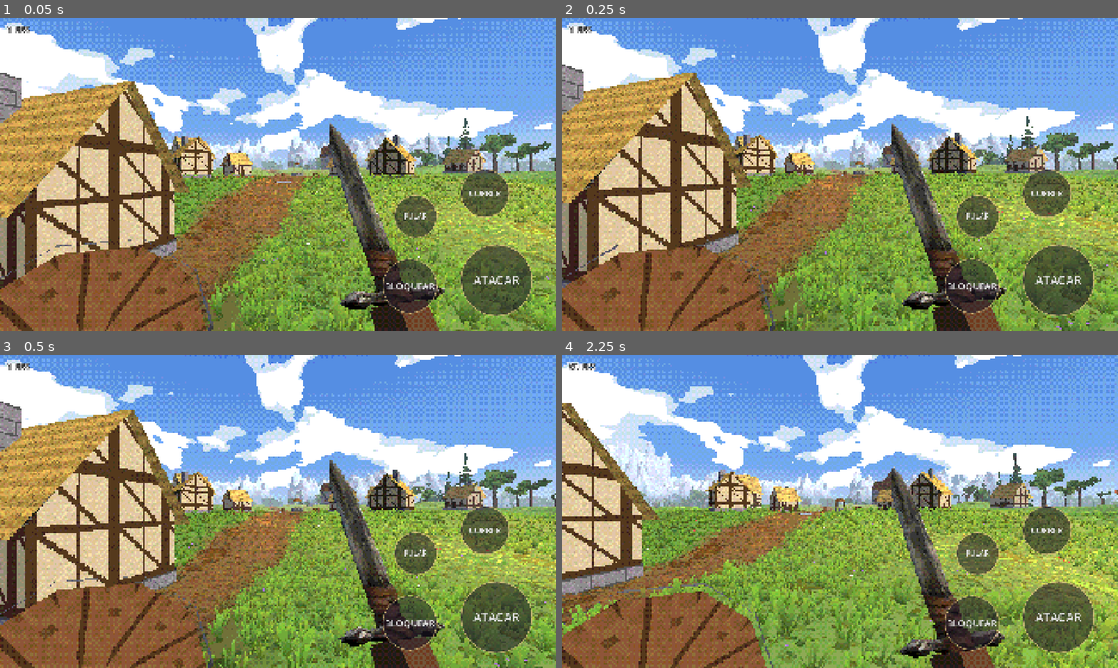
Above: before the commit, frames 1-4 (two rows, left to right).
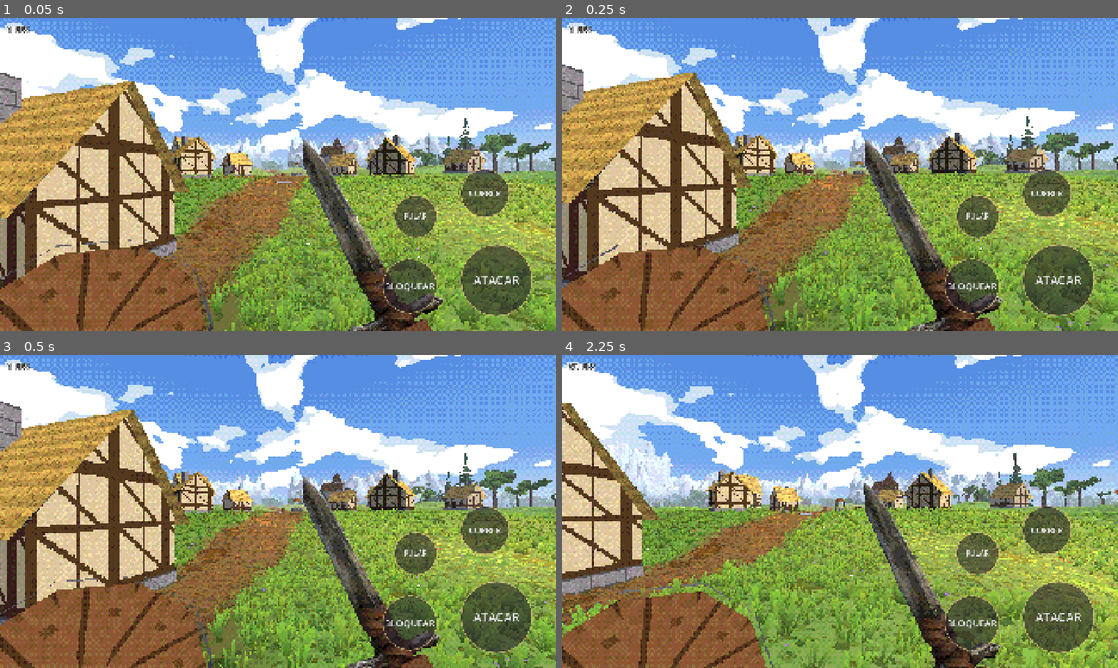
Above: after the commit, the same moments.

Repository: rhfazeredo-ops/Dallarian
Game: Godot game, scene res://cenas/mundo.tscn
Two runs of this game, one before a commit and one after it. Both use one fixed random seed, a clock stepped at 60 frames per second and the inputs below.
Inputs (mouse positions are in pixels of both pictures, inside the frame that each line leads up to):
- Up to frame 1 (0.05 s): no input
- Up to frame 2 (0.25 s): no input
- Up to frame 3 (0.5 s): no input
- Up to frame 4 (2.25 s): tap Enter at 0.5 s; move the mouse to (962, 495) at 0.52 s; hold Right (ui_right) 0.53-1.25 s; hold Shift 0.53-1.25 s; click (962, 495) at 0.67 s; tap Space at 0.77 s; drag from (728, 527) to (812, 574) at 1.27 s; move the mouse to (895, 442) at 2.02 s; hold Right (ui_right) from 2.03 s (still down); hold Shift from 2.03 s (still down)

The runs differ from the first frame. In frame 1, 5.6% of the frame differs, in the area x 54-80%, y 33-100%; in frame 2, 5.5%; in frame 3, 5.5%; in frame 4, 5.5%.

Commit message:
Ataque mais parecido com RPG de ação em primeira pessoa
- Guarda com a mão baixa à direita e a lâmina inclinada para cima/esquerda.
- Combo: corte quase horizontal da direita para a esquerda no peito, corte de volta da esquerda para a direita
  subindo, diagonal de cima fechando; preparação curta com a espada sempre visível; volta mais rápida.
- Rastro claro na ponta da lâmina durante o corte; a câmera vira um pouco junto com o golpe.
- Escudo continua visível embaixo à esquerda durante o ataque.
- Teste --golpe=leve1|combo filma o golpe quadro a quadro.

Co-Authored-By: Claude Opus 5.5 <noreply@anthropic.com>
Claude-Session: https://claude.ai/code/session_01WFSuYSG1mTsBiEAWeNGYj8

Diff:
--- a/godot/scripts/jogador.gd
+++ b/godot/scripts/jogador.gd
@@ -26,7 +26,7 @@
 # MÃO DIREITA = [posição do cabo, direção da lâmina, normal da face da lâmina], no espaço da câmera
 # (x direita, y cima, -z frente). A espada é montada a partir disso: lâmina = direção, guarda = perpendicular.
 const MAO := {
-	"repouso": [Vector3(0.3, -0.36, -0.52), Vector3(-0.12, 0.8, -0.55), Vector3(0.35, 0.0, 1.0)],
+	"repouso": [Vector3(0.3, -0.4, -0.5), Vector3(-0.3, 0.78, -0.55), Vector3(0.45, 0.1, 1.0)],
 	"correr": [Vector3(0.34, -0.52, -0.42), Vector3(0.1, 0.3, -0.95), Vector3(0.9, 0.0, 0.3)],
 	"bloq": [Vector3(0.38, -0.52, -0.5), Vector3(0.2, 0.5, -0.85), Vector3(0.6, 0.0, 0.8)],
 }
@@ -35,23 +35,27 @@
 # Durante o corte a face da lâmina fica perpendicular ao arco (o fio vai na frente): nada de espada torta.
 # tempos: preparação, corte, seguir (a lâmina continua um pouco), volta. tranco = câmera [pitch, roll, avanço].
 const GOLPES := {
-	"leve1": { "a": Vector3(0.38, 0.0, -0.5), "da": Vector3(0.35, 0.9, 0.15), "dm": Vector3(-0.2, 0.45, -0.85),
-		"b": Vector3(-0.2, -0.28, -0.56), "db": Vector3(-0.9, -0.25, -0.3), "c": Vector3(0.12, -0.02, -0.72),
-		"t": [0.17, 0.15, 0.07, 0.3], "tranco": Vector3(-2.0, 3.5, 0.06) },
-	"leve2": { "a": Vector3(-0.14, 0.0, -0.5), "da": Vector3(-0.4, 0.85, 0.25), "dm": Vector3(0.25, 0.4, -0.88),
-		"b": Vector3(0.36, -0.28, -0.56), "db": Vector3(0.9, -0.22, -0.35), "c": Vector3(0.08, -0.04, -0.72),
-		"t": [0.16, 0.15, 0.07, 0.3], "tranco": Vector3(-2.0, -3.5, 0.06) },
-	"leve3": { "a": Vector3(0.22, 0.04, -0.54), "da": Vector3(0.25, 0.9, 0.35), "dm": Vector3(0.05, 0.62, -0.78),
-		"b": Vector3(-0.02, -0.26, -0.6), "db": Vector3(-0.25, -0.55, -0.8), "c": Vector3(0.12, 0.02, -0.74),
-		"t": [0.19, 0.14, 0.07, 0.32], "tranco": Vector3(-4.5, 0.0, 0.08) },
-	"forte": { "a": Vector3(0.36, 0.02, -0.55), "da": Vector3(0.45, 0.85, 0.25), "dm": Vector3(-0.15, 0.4, -0.9),
-		"b": Vector3(-0.24, -0.3, -0.56), "db": Vector3(-0.9, -0.3, -0.3), "c": Vector3(0.1, -0.04, -0.8),
-		"t": [0.32, 0.17, 0.1, 0.45], "tranco": Vector3(-5.0, 6.0, 0.3) },
+	# 1: corte quase horizontal da direita para a esquerda, na altura do peito (o ataque padrão)
+	"leve1": { "a": Vector3(0.38, -0.1, -0.52), "da": Vector3(0.62, 0.62, 0.45), "dm": Vector3(-0.55, 0.25, -0.8),
+		"b": Vector3(-0.12, -0.3, -0.56), "db": Vector3(-0.88, -0.02, -0.47), "c": Vector3(0.18, -0.1, -0.8),
+		"t": [0.14, 0.12, 0.05, 0.24], "tranco": Vector3(-1.5, 3.0, 0.05), "giro": -2.5 },
+	# 2: corte de volta, da esquerda para a direita, um pouco de baixo para cima
+	"leve2": { "a": Vector3(-0.14, -0.22, -0.52), "da": Vector3(-0.75, 0.4, 0.5), "dm": Vector3(0.5, 0.32, -0.8),
+		"b": Vector3(0.38, -0.22, -0.54), "db": Vector3(0.9, 0.12, -0.42), "c": Vector3(0.1, -0.14, -0.8),
+		"t": [0.12, 0.12, 0.05, 0.24], "tranco": Vector3(-1.0, -3.0, 0.05), "giro": 2.5 },
+	# 3: diagonal de cima, do ombro direito até embaixo à esquerda (fecha o combo)
+	"leve3": { "a": Vector3(0.32, 0.02, -0.52), "da": Vector3(0.35, 0.88, 0.3), "dm": Vector3(-0.3, 0.45, -0.84),
+		"b": Vector3(-0.16, -0.34, -0.55), "db": Vector3(-0.7, -0.55, -0.45), "c": Vector3(0.16, -0.02, -0.78),
+		"t": [0.16, 0.12, 0.06, 0.26], "tranco": Vector3(-4.0, 2.0, 0.08), "giro": -1.5 },
+	# forte: a espada vai bem para trás do ombro, segura, e desce em diagonal com o corpo indo junto
+	"forte": { "a": Vector3(0.38, 0.04, -0.5), "da": Vector3(0.55, 0.78, 0.3), "dm": Vector3(-0.35, 0.35, -0.87),
+		"b": Vector3(-0.26, -0.34, -0.55), "db": Vector3(-0.85, -0.42, -0.32), "c": Vector3(0.12, -0.04, -0.84),
+		"t": [0.3, 0.15, 0.1, 0.45], "tranco": Vector3(-5.0, 6.0, 0.32), "giro": -5.0 },
 }
 # poses da mão esquerda (escudo): [posição, rotação em graus]
 const PE := {
 	"e_repouso": [Vector3(-0.5, -0.5, -0.6), Vector3(80, 10, -25)],
-	"e_golpe": [Vector3(-0.6, -0.7, -0.55), Vector3(70, 15, -35)],
+	"e_golpe": [Vector3(-0.56, -0.6, -0.58), Vector3(74, 12, -30)],
 	"e_correr": [Vector3(-0.52, -0.64, -0.5), Vector3(70, 20, -40)],
 	"e_bloq": [Vector3(-0.12, -0.2, -0.46), Vector3(88, 0, -5)],
 	"bash_prep": [Vector3(-0.2, -0.24, -0.38), Vector3(88, 10, -10)],
@@ -61,7 +65,7 @@
 const BASH := [[0.08, "bash_prep", Vector3.ZERO], [0.1, "bash_fim", Vector3(-2, 0, 0.12)], [0.28, "", Vector3.ZERO]]
 
 # estado da mão direita (sempre: a espada é montada daqui)
-var _hp := Vector3(0.3, -0.36, -0.52); var _hd := Vector3(-0.12, 0.8, -0.55).normalized(); var _hn := Vector3(0.35, 0, 1).normalized()
+var _hp := Vector3(0.3, -0.4, -0.5); var _hd := Vector3(-0.3, 0.78, -0.55).normalized(); var _hn := Vector3(0.35, 0, 1).normalized()
 var _fase := 0; var _sp := Vector3.ZERO; var _sd := Vector3.UP; var _sn := Vector3.BACK
 var _acao := ""; var _passo_acao := 0; var _t_acao := 0.0
 var _ini_e: Transform3D
@@ -70,6 +74,7 @@
 var _passo := 0.0; var _tempo := 0.0
 var _balanco := Vector2.ZERO     # armas atrasam ao girar
 var _tranco := Vector3.ZERO      # câmera: pitch, roll, avanço
+var _giro := 0.0                 # câmera: vira um pouco junto com o golpe (graus)
 var _queda := 0.0; var _no_chao := true
 var congelar := -1.0             # teste: para a ação nesse ponto (0..1)
 var pose_fixa := false           # teste: mãos paradas numa pose (mostrar_pose)
@@ -178,6 +183,35 @@
 				iniciar(g[0]); _fase = int(g[1]); congelar = float(g[2]); _tocar_golpe(0.0); piv_d.transform = _mao_t(_hp, _hd, _hn)
 		else: piv_e.transform = _pose(kv[1])
 
+# rastro da lâmina no corte (faixa clara que some rápido): deixa o movimento legível mesmo em FPS baixo
+var _rastro: ImmediateMesh
+var _rastro_pts := []          # [base, ponta, idade] no espaço de "mao"
+func _rastro_criar() -> void:
+	_rastro = ImmediateMesh.new()
+	var mi := MeshInstance3D.new(); mi.mesh = _rastro
+	var mt := StandardMaterial3D.new(); mt.shading_mode = BaseMaterial3D.SHADING_MODE_UNSHADED
+	mt.transparency = BaseMaterial3D.TRANSPARENCY_ALPHA; mt.vertex_color_use_as_albedo = true
+	mt.cull_mode = BaseMaterial3D.CULL_DISABLED; mt.no_depth_test = false
+	mi.material_override = mt; mi.cast_shadow = GeometryInstance3D.SHADOW_CASTING_SETTING_OFF
+	mao.add_child(mi)
+
+func _rastro_atualizar(delta: float) -> void:
+	if _rastro == null: _rastro_criar()
+	for p in _rastro_pts: p[2] += delta
+	while not _rastro_pts.is_empty() and _rastro_pts[0][2] > 0.11: _rastro_pts.pop_front()
+	var cortando := GOLPES.has(_acao) and (_fase == 1 or (_fase == 2 and _t_acao < 0.03))
+	if cortando:
+		var t := piv_d.transform
+		_rastro_pts.append([t * Vector3(0, 0.55, 0), t * Vector3(0, 0.84, 0), 0.0])
+	_rastro.clear_surfaces()
+	if _rastro_pts.size() < 2: return
+	_rastro.surface_begin(Mesh.PRIMITIVE_TRIANGLE_STRIP)
+	for p in _rastro_pts:
+		var a := clampf(1.0 - p[2] / 0.11, 0.0, 1.0) * 0.6
+		_rastro.surface_set_color(Color(0.95, 0.97, 1.0, 0.0)); _rastro.surface_add_vertex(p[0])
+		_rastro.surface_set_color(Color(0.95, 0.97, 1.0, a)); _rastro.surface_add_vertex(p[1])
+	_rastro.surface_end()
+
 # ---------- entrada ----------
 func _unhandled_input(e: InputEvent) -> void:
 	if OS.has_feature("mobile") or DisplayServer.is_touchscreen_available(): return
@@ -241,6 +275,7 @@
 			_hp = a.lerp(c, e).lerp(c.lerp(b, e), e)
 			_hd = _arco(g.da, g.dm, g.db, e); _hn = ng
 			if u > 0.3: _tranco = _tranco.lerp(g.tranco, 0.45)
+			_giro = lerp(_giro, float(g.get("giro", 0.0)), 0.35)
 		2:   # seguir: a lâmina ainda anda um pouco depois do corte
 			var b: Vector3 = g.b; var c: Vector3 = g.c
 			_hp = b + (b - c).normalized() * 0.04 * u
@@ -314,8 +349,10 @@
 	# câmera: balanço da cabeça, queda, trancos dos golpes
 	_queda = lerp(_queda, 0.0, 1.0 - exp(-7.0 * delta))
 	_tranco = _tranco.lerp(Vector3.ZERO, 1.0 - exp(-10.0 * delta))
+	_giro = lerp(_giro, 0.0, 1.0 - exp(-6.0 * delta))
 	cam.position = Vector3(0, -abs(sin(_passo * 0.5)) * amp * 0.9 - _queda, -_tranco.z)
-	cam.rotation = Vector3(deg_to_rad(_tranco.x), 0, deg_to_rad(_tranco.y) + cos(_passo * 0.5) * amp * 0.25)
+	cam.rotation = Vector3(deg_to_rad(_tranco.x), deg_to_rad(_giro), deg_to_rad(_tranco.y) + cos(_passo * 0.5) * amp * 0.25)
+	_rastro_atualizar(delta)
 	# braços: da mão até o ombro, fora da tela
 	_ajustar_braco(braco_d, piv_d.position, Vector3(0.32, -0.62, 0.15))
 	_ajustar_braco(braco_e, piv_e.transform * Vector3(0, -0.07, 0), Vector3(-0.34, -0.66, 0.15))
--- a/godot/scripts/mundo.gd
+++ b/godot/scripts/mundo.gd
@@ -553,6 +553,17 @@
 	if args.has("olhar"): jogador.rotation.y = deg_to_rad(float(args.olhar))
 	if args.has("raio"): _prox_raio = 0.0
 	if args.has("pose"): jogador.mostrar_pose(args.pose)
+	if args.has("golpe"):        # filma um golpe: --golpe=leve1 (ou combo) → varios PNGs a cada 1/30 s
+		await get_tree().create_timer(float(args.get("espera", "2"))).timeout
+		Engine.time_scale = float(args.get("lento", "0.16"))     # o jogo anda devagar: cada quadro ≈ 1/30 s de jogo
+		var nomes := ["leve1", "leve2", "leve3"] if args.golpe == "combo" else [args.golpe]
+		var q := 0
+		for nm in nomes:
+			jogador.iniciar(nm)
+			for f in 20:
+				await RenderingServer.frame_post_draw
+				get_viewport().get_texture().get_image().save_png(String(args.shot).replace(".png", "-%02d.png" % q)); q += 1
+		get_tree().quit(); return
 	await get_tree().create_timer(float(args.get("espera", "2"))).timeout
 	get_viewport().get_texture().get_image().save_png(args.shot)
 	get_tree().quit()
Not shown, changed: .claude/skills/time-jogos-godot/tecnicas.md
